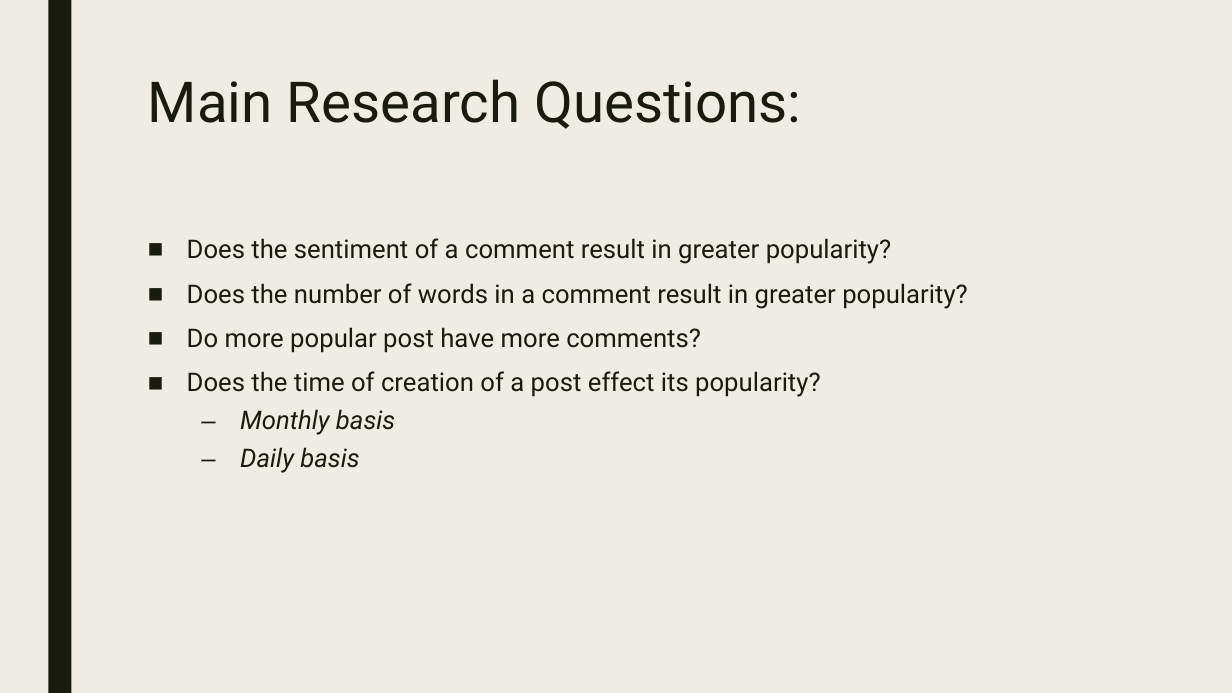
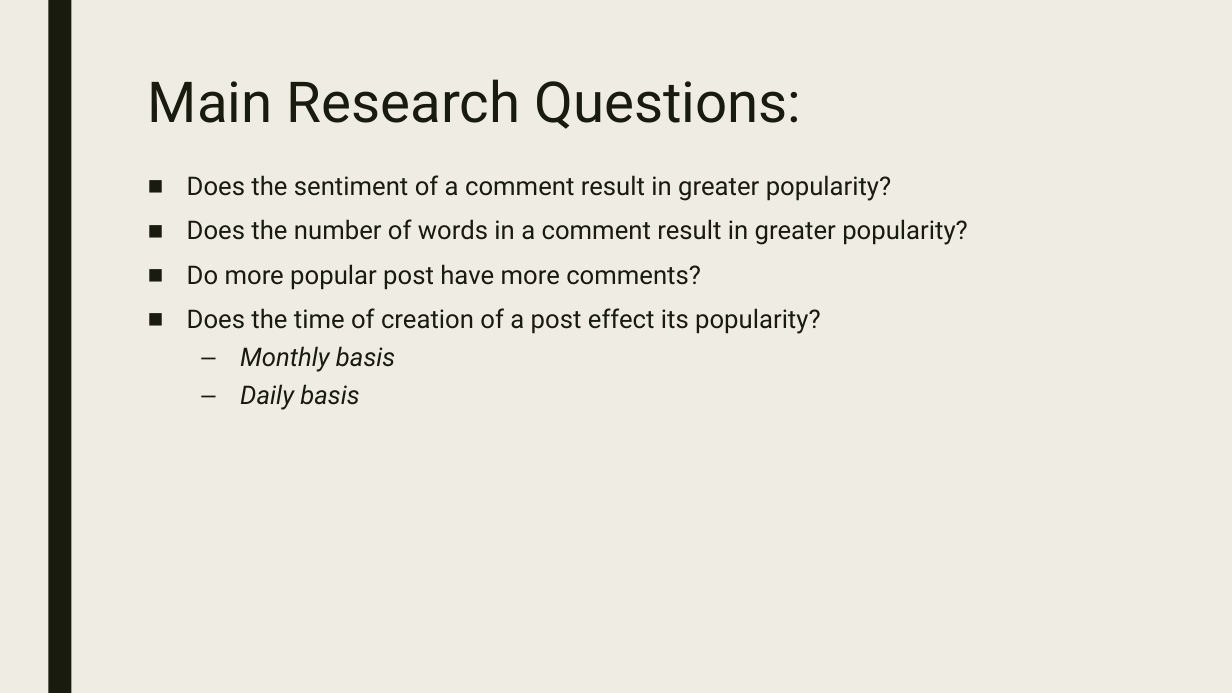
Before and after one commit to EvaTarr/CMPT412Project, a slide deck: slide 4 of presentation.pptx. Drawn at 1232x693 pixels with LibreOffice and Linux fonts; fonts in the diff are those of the drawing. Boxes give left, top, right and bottom in pixels: in the first picture for what was removed or moved away, otherwise in the second. Text is boxed around its words. In the diff, an @@ line names an element or a change of style, - is before the commit and + after.

```diff
--- a/presentation.pptx
+++ b/presentation.pptx
@@ text "Does the sentiment of a ...": place and size @@
-text "Does the sentiment of a ..." at box(187, 238, 968, 473)
+text "Does the sentiment of a ..." at box(187, 175, 968, 410)
```
Also in this commit, not shown: 3 other slides changed, 3 other files.
